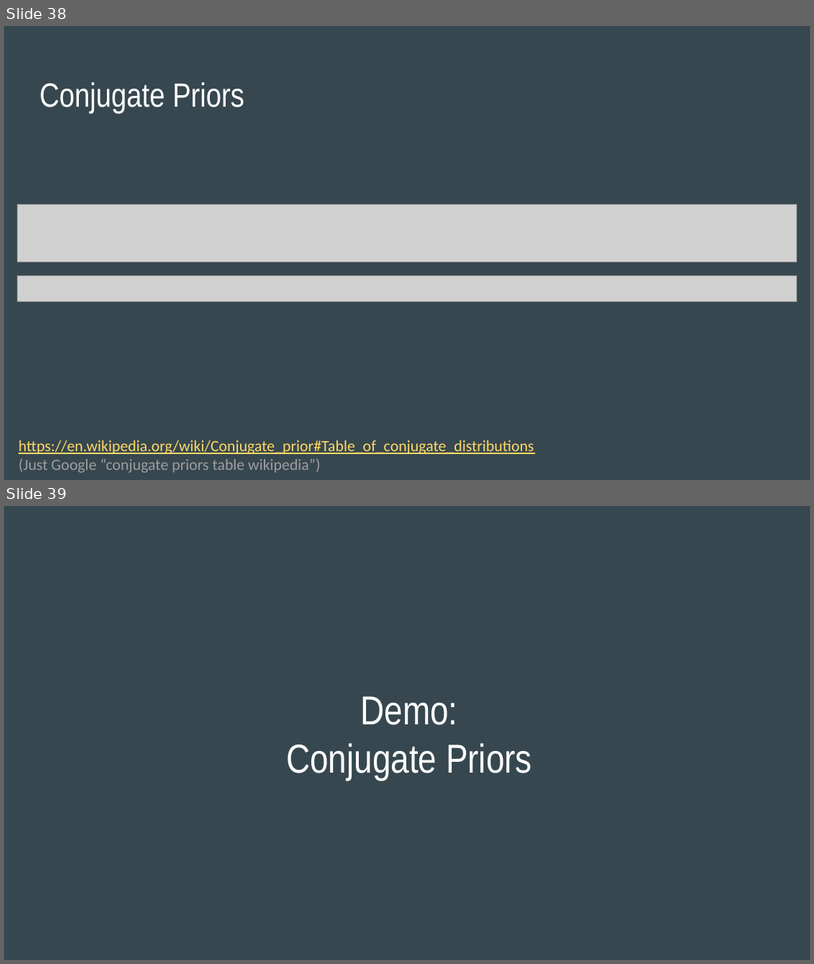
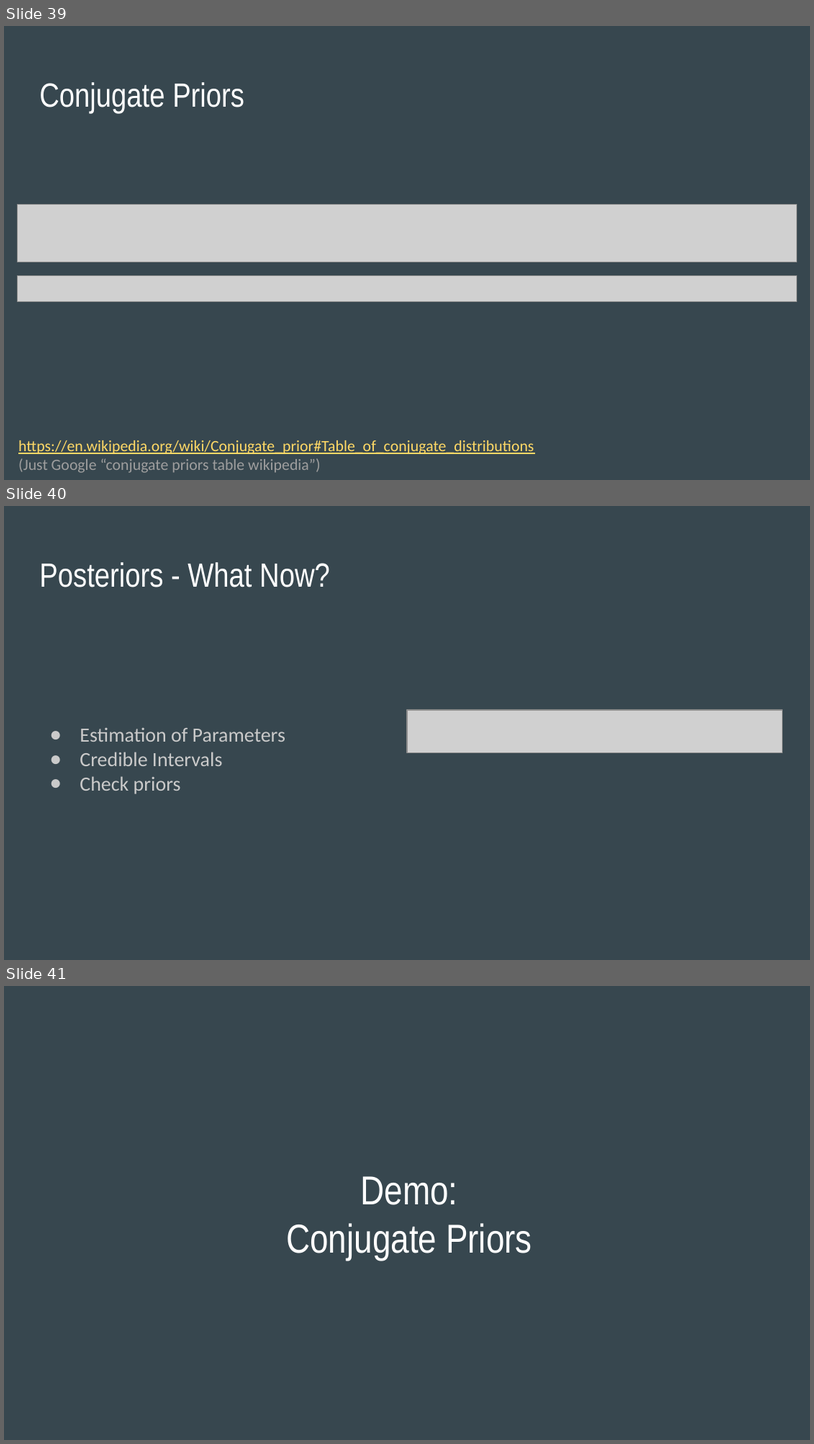
Before and after one commit to SThornewillvE/Hamburg_DS_Meetup_Bayesian-Stats_Intro, a slide deck: slides/intro_to_bayes_slides.pptx. Shown one above the other, each under a label of ours: slides 38 and 39 before the commit, slides 39, 40 and 41 after it. The pictures are 814x964 and 814x1444 pixels, drawn with LibreOffice and Linux fonts; fonts in the diff are those of the drawing; grey boxes stand for pictures. Boxes give left, top, right and bottom in pixels: in the first picture for what was removed or moved away, otherwise in the second. Text is boxed around its words. In the diff, an @@ line names an element or a change of style, - is before the commit and + after.

```diff
--- a/slides/intro_to_bayes_slides.pptx
+++ b/slides/intro_to_bayes_slides.pptx
@@ slide 40 added at box(4, 506, 810, 960), background #37474F @@
@@ title added at box(39, 562, 330, 587), 30 pt, text #FFFFFF @@
+Posteriors - What Now?
@@ picture added at box(407, 710, 783, 753) @@
@@ text added at box(80, 728, 286, 794), 18 pt, text #CACACA @@
+● Estimation of Parameters
+● Credible Intervals
+● Check priors
@@ what was slide 38 is now slide 39 @@
@@ what was slide 39 is now slide 41 @@
```
Also in this commit, not shown: 2 slides changed, 4 other slides added, 1 other file.
